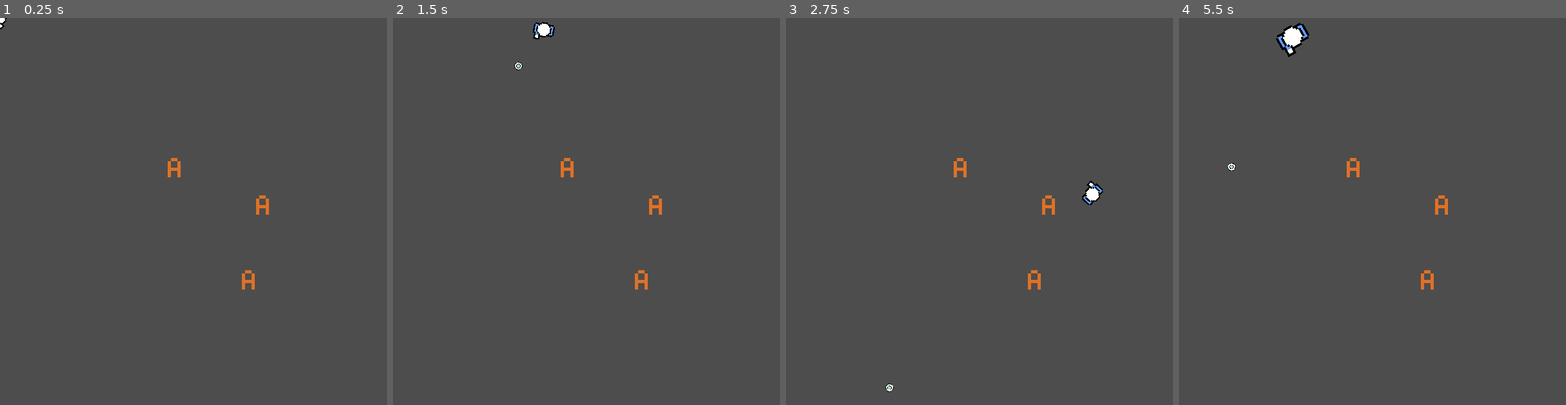
Above: before the commit, frames 1-4 (left to right).
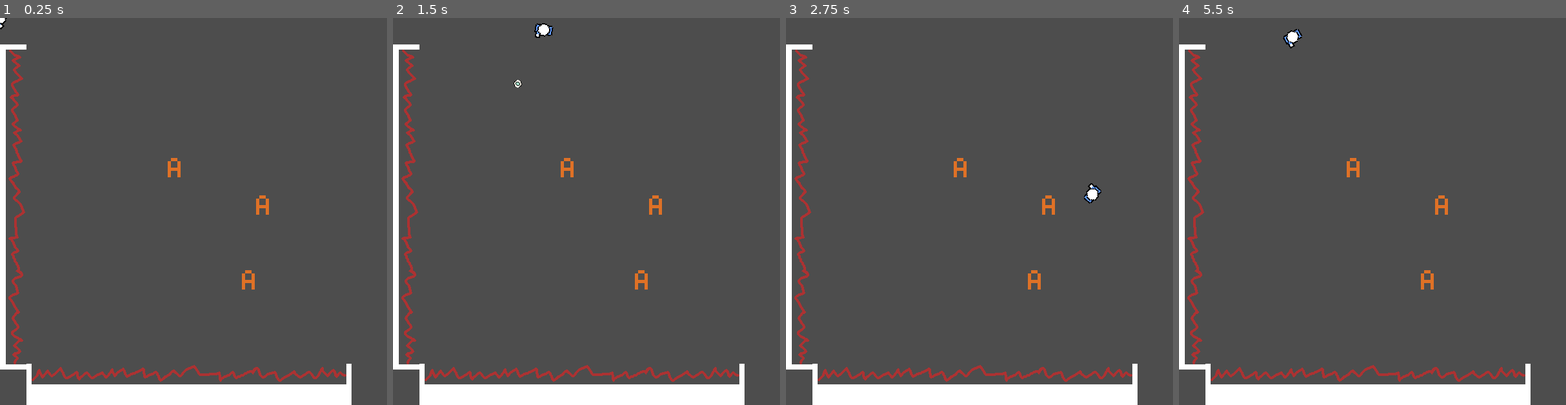
Above: after the commit, the same moments.

Repository: sugarvoid/td-demo
Game: Godot game, scene res://game/scene/game.tscn
Two runs of this game, one before a commit and one after it. Both use one fixed random seed, a clock stepped at 60 frames per second and the inputs below. The project has no main scene, so this scene is started directly.
Inputs (mouse positions are in pixels of both pictures, inside the frame that each line leads up to):
- Up to frame 1 (0.25 s): no input
- Up to frame 2 (1.5 s): tap Enter at 0.5 s; move the mouse to (671, 192) at 0.52 s; hold D (move_right) 0.53-1.28 s; hold Space (jump) 0.53-1.28 s; move the mouse to (509, 230) at 1.27 s; hold S (move_down) from 1.28 s (still down); click (509, 230) at 1.35 s
- Up to frame 3 (2.75 s): tap Space (jump) at 1.52, 1.55, 1.82 s; move the mouse to (1018, 126) at 2.02 s; release S (move_down) at 2.03 s; hold D (move_right) from 2.03 s (still down); hold Space (jump) from 2.03 s (still down)
- Up to frame 4 (5.5 s): move the mouse to (1353, 288) at 2.77 s; release D (move_right) at 2.78 s; release Space (jump) at 2.78 s; hold W (move_up) 2.78-3.53 s; click (1353, 288) at 2.85 s; tap Space (jump) at 3.02, 3.05, 3.32, 4.52, 4.55, 4.82 s; move the mouse to (1488, 269) at 3.52 s; hold Space (jump) 3.53-4.28 s; hold A (move_left) 3.53-5.03 s; move the mouse to (1256, 153) at 4.27 s; click (1256, 153) at 4.35 s; move the mouse to (1391, 211) at 5.02 s; hold S (move_down) from 5.03 s (still down); hold Space (jump) from 5.03 s (still down)

The runs differ from the first frame. In frame 1, 7.5% of the frame differs, in the area x 0-91%, y 6-100%; in frame 2, 7.7%; in frame 3, 7.7%; in frame 4, 7.9%, in the area x 0-91%, y 1-100%.

Commit message:
Add wall

Diff:
--- a/game/scene/game.tscn
+++ b/game/scene/game.tscn
@@ -1,12 +1,24 @@
-[gd_scene load_steps=5 format=3 uid="uid://b2o0rqg0g3a6b"]
+[gd_scene load_steps=6 format=3 uid="uid://b2o0rqg0g3a6b"]
 
 [ext_resource type="Texture2D" uid="uid://dykm3dblq04jl" path="res://game/asset/letter_a.png" id="1_2rapr"]
 [ext_resource type="Script" path="res://game/scene/game.gd" id="1_cpt4i"]
 [ext_resource type="Script" path="res://game/script/projectile_manager.gd" id="1_rwidc"]
 [ext_resource type="PackedScene" uid="uid://cio8w0ehkfnl1" path="res://game/scene/player.tscn" id="2_a3taa"]
+[ext_resource type="Texture2D" uid="uid://bx652abqcrd5x" path="res://game/asset/wall.png" id="5_q108e"]
 
 [node name="Game" type="Node2D"]
 script = ExtResource("1_cpt4i")
+
+[node name="Wall" type="Node2D" parent="."]
+
+[node name="Sprite2D" type="Sprite2D" parent="Wall"]
+position = Vector2(293, 568)
+texture = ExtResource("5_q108e")
+
+[node name="Sprite2D2" type="Sprite2D" parent="Wall"]
+position = Vector2(9, 293)
+rotation = 1.57079
+texture = ExtResource("5_q108e")
 
 [node name="ProjectileManager" type="Node2D" parent="."]
 script = ExtResource("1_rwidc")
--- a/game/scene/player.tscn
+++ b/game/scene/player.tscn
@@ -7,6 +7,7 @@
 
 [sub_resource type="Animation" id="Animation_wksjq"]
 resource_name = "jump"
+length = 0.5
 tracks/0/type = "value"
 tracks/0/imported = false
 tracks/0/enabled = true
@@ -14,7 +15,7 @@
 tracks/0/interp = 1
 tracks/0/loop_wrap = true
 tracks/0/keys = {
-"times": PackedFloat32Array(0, 0.5, 1),
+"times": PackedFloat32Array(0, 0.3, 0.5),
 "transitions": PackedFloat32Array(1, 1, 1),
 "update": 0,
 "values": [Vector2(1, 1), Vector2(2, 2), Vector2(1, 1)]
--- a/game/script/player.gd
+++ b/game/script/player.gd
@@ -19,7 +19,7 @@
 
 func _process(delta):
 	look_at(get_global_mouse_position())
-	if Input.is_action_pressed("jump"):
+	if Input.is_action_just_pressed("jump"):
 		$AnimationPlayer.play("jump")
 
 	if Input.is_action_pressed("shoot"):
--- a/game/script/projectile.gd
+++ b/game/script/projectile.gd
@@ -8,7 +8,7 @@
 var parent_node: Node2D
 
 var projectile_ID: String
-var speed: float = 400
+var speed: float = 700
 var life: float = 3.0
 var damage_given: int
 var sprite_frame: int
Binary file added: game/asset/wall.png
Not shown, added: game/asset/wall.png.import
